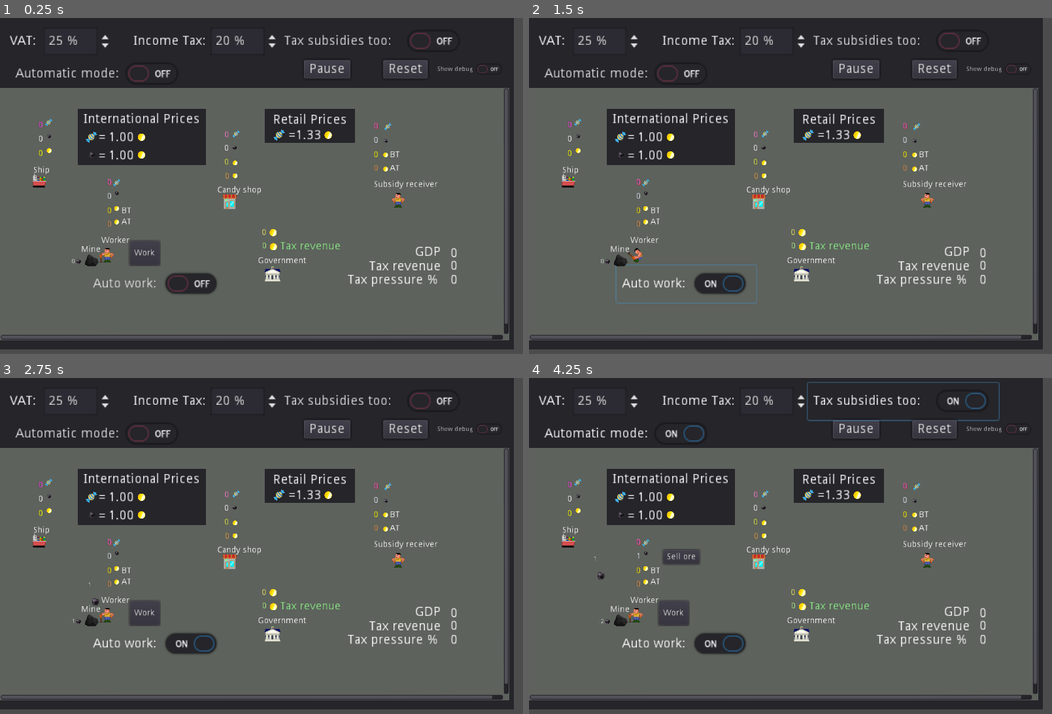
Above: before the commit, frames 1-4 (two rows, left to right).
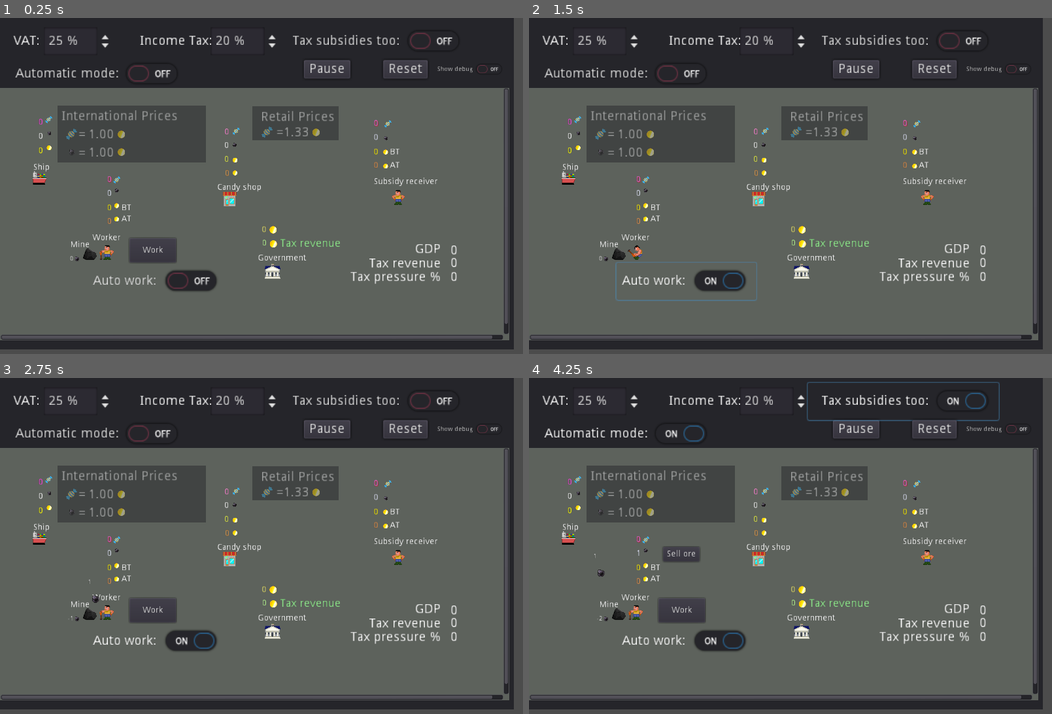
Above: after the commit, the same moments.

Repository: carlostgit/taxes
Game: Godot game, scene res://Control.tscn
Two runs of this game, one before a commit and one after it. Both use one fixed random seed, a clock stepped at 60 frames per second and the inputs below.
Inputs:
- Up to frame 1 (0.25 s): no input
- Up to frame 2 (1.5 s): click "Work" at 0.5 s; click "Auto work:" at 1.25 s
- Up to frame 3 (2.75 s): click "Sell ore" at 2 s
- Up to frame 4 (4.25 s): click "Automatic mode:" at 2.75 s; click "Tax subsidies too:" at 3.5 s

The runs differ from the first frame. In frame 1, 11% of the frame differs, in the area x 1-88%, y 5-83%; in frame 2, 11%; in frame 3, 11%; in frame 4, 11%.

Commit message:
Localizacion ingles castellano y algunes ajustes de apariencia

Diff:
--- a/Control.tscn
+++ b/Control.tscn
@@ -40,7 +40,7 @@
 [node name="MainScene" parent="Panel/ScrollContainer/Panel" groups=[
 "main_scene_group",
 ] instance=ExtResource( 2 )]
-position = Vector2( 0, 6 )
+position = Vector2( 0, 0 )
 
 [node name="Button_pause" type="Button" parent="Panel"]
 margin_left = 650.0
@@ -69,7 +69,6 @@
 text = "Automatic mode:"
 
 [node name="SpinBox_VAT" type="SpinBox" parent="Panel"]
-editor/display_folded = true
 margin_left = 91.789
 margin_top = 20.0
 margin_right = 165.789
@@ -87,10 +86,10 @@
 rect_pivot_offset = Vector2( 19.0115, 5.744 )
 hint_tooltip = "Value Added Tax"
 text = "VAT:"
+align = 2
 valign = 1
 
 [node name="SpinBox_corp_tax" type="SpinBox" parent="Panel"]
-editor/display_folded = true
 margin_left = 450.0
 margin_top = 20.0
 margin_right = 524.0
@@ -106,6 +105,7 @@
 margin_bottom = 30.0
 hint_tooltip = "Flat Income Tax. % of income that goes to government, from the income of a person"
 text = "Income Tax:"
+align = 2
 valign = 1
 
 [node name="CheckButton_tax_subsidies_too" type="CheckButton" parent="Panel/SpinBox_corp_tax"]
@@ -115,6 +115,7 @@
 margin_bottom = 35.0
 hint_tooltip = "Tax subsidies too. If activated, Income Tax will be applied also to subsidies, and not only to labour income"
 text = "Tax subsidies too:"
+align = 2
 
 [node name="Button_reset" type="Button" parent="Panel"]
 margin_left = 820.0
@@ -127,7 +128,7 @@
 [node name="CheckButton_show_debug" type="CheckButton" parent="."]
 margin_left = 930.0
 margin_top = 90.0
-margin_right = 1086.0
+margin_right = 1066.0
 margin_bottom = 130.0
 text = "Show debug"
 
--- a/MainScene.tscn
+++ b/MainScene.tscn
@@ -69,6 +69,7 @@
 texture = ExtResource( 3 )
 
 [node name="Label_money" type="Label" parent="Ship"]
+editor/display_folded = true
 margin_left = -81.0
 margin_top = -69.0
 margin_right = -11.0
@@ -106,6 +107,7 @@
 shape = SubResource( 1 )
 
 [node name="Label_candy" type="Label" parent="Ship"]
+editor/display_folded = true
 margin_left = -81.0
 margin_top = -130.392
 margin_right = -11.0
@@ -125,17 +127,19 @@
 texture = ExtResource( 6 )
 
 [node name="Control_IP" type="Panel" parent="Ship"]
-margin_left = 84.0
+modulate = Color( 1, 1, 1, 0.501961 )
+margin_left = 41.0
 margin_top = -151.0
 margin_right = 359.0
 margin_bottom = -30.0
 
 [node name="Label_int_prices" type="Label" parent="Ship/Control_IP"]
-margin_left = 11.8027
+margin_left = 8.10429
 margin_top = 9.0
-margin_right = 140.804
+margin_right = 137.106
 margin_bottom = 23.0
 rect_scale = Vector2( 2, 2 )
+custom_colors/font_color = Color( 1, 1, 1, 1 )
 text = "International Prices"
 
 [node name="TextureRect_candy_IP" type="TextureRect" parent="Ship/Control_IP"]
@@ -215,19 +219,16 @@
 
 [node name="Mine" type="Area2D" parent="."]
 editor/display_folded = true
-position = Vector2( 193.761, 354 )
+position = Vector2( 190.104, 354 )
 script = ExtResource( 9 )
-__meta__ = {
-"_edit_group_": true
-}
 _node_path_worker = NodePath("../../MainScene/Worker")
 
 [node name="CollisionShape2D" type="CollisionShape2D" parent="Mine"]
-position = Vector2( 0.878677, 6.94977 )
+position = Vector2( 0.878677, 5 )
 shape = SubResource( 3 )
 
 [node name="mine" type="Sprite" parent="Mine"]
-position = Vector2( 0.878683, 8.64799 )
+position = Vector2( 0.878683, 1.54301 )
 texture = ExtResource( 10 )
 
 [node name="Label_ore" type="Label" parent="Mine"]
@@ -249,12 +250,13 @@
 texture = ExtResource( 3 )
 
 [node name="Label" type="Label" parent="Mine"]
-margin_left = -21.3181
-margin_top = -23.352
-margin_right = 18.6819
-margin_bottom = -9.352
+margin_left = -51.1595
+margin_top = -27.0629
+margin_right = -11.1595
+margin_bottom = -13.0629
 rect_scale = Vector2( 1.3, 1.3 )
 text = "Mine"
+align = 2
 
 [node name="Ore" parent="." instance=ExtResource( 11 )]
 visible = false
@@ -265,7 +267,6 @@
 position = Vector2( -189, 201 )
 
 [node name="Shop" type="StaticBody2D" parent="."]
-editor/display_folded = true
 position = Vector2( 491.356, 229 )
 script = ExtResource( 13 )
 
@@ -278,6 +279,7 @@
 texture = ExtResource( 14 )
 
 [node name="Label_money" type="Label" parent="Shop"]
+editor/display_folded = true
 margin_left = -81.0
 margin_top = -90.0
 margin_right = -20.0
@@ -299,6 +301,7 @@
 texture = ExtResource( 4 )
 
 [node name="Label_ore" type="Label" parent="Shop"]
+editor/display_folded = true
 margin_left = -81.0
 margin_top = -120.0
 margin_right = -20.0
@@ -318,6 +321,7 @@
 texture = ExtResource( 3 )
 
 [node name="Label_candy" type="Label" parent="Shop"]
+editor/display_folded = true
 margin_left = -91.0
 margin_top = -150.0
 margin_right = -22.0
@@ -339,6 +343,7 @@
 texture = ExtResource( 6 )
 
 [node name="Label_after_taxes" type="Label" parent="Shop"]
+editor/display_folded = true
 margin_left = -81.0
 margin_top = -60.0
 margin_right = -19.0
@@ -386,9 +391,11 @@
 text = "Buy candies"
 
 [node name="Control_prices" type="Panel" parent="Shop"]
-margin_left = 75.0
+editor/display_folded = true
+modulate = Color( 1, 1, 1, 0.501961 )
+margin_left = 48.7483
 margin_top = -190.0
-margin_right = 269.0
+margin_right = 232.748
 margin_bottom = -117.0
 
 [node name="TextureRect_candy_RP" type="TextureRect" parent="Shop/Control_prices"]
@@ -437,6 +444,7 @@
 position = Vector2( -192, 290 )
 
 [node name="Government" type="StaticBody2D" parent="."]
+editor/display_folded = true
 position = Vector2( 580.419, 392.543 )
 script = ExtResource( 16 )
 
@@ -535,12 +543,13 @@
 text = "0"
 
 [node name="Label_revenue_text" type="Label" parent="Control_info"]
-margin_left = 131.77
+margin_left = 72.0
 margin_top = 31.0
-margin_right = 208.77
+margin_right = 179.0
 margin_bottom = 46.0
 rect_scale = Vector2( 2, 2 )
 text = "Tax revenue"
+align = 2
 
 [node name="Label_revenue" type="Label" parent="Control_info"]
 margin_left = 305.523
@@ -559,13 +568,14 @@
 text = "0"
 
 [node name="Label_revenue_per_GDP_text" type="Label" parent="Control_info"]
-margin_left = 85.523
+margin_left = 72.0
 margin_top = 60.0
-margin_right = 185.523
+margin_right = 179.0
 margin_bottom = 75.0
 rect_scale = Vector2( 2, 2 )
 hint_tooltip = "Tax revenue as a fraction of the GDP (Tax revenue/GDP)"
 text = "Tax pressure %"
+align = 2
 
 [node name="ParallaxBackground" type="ParallaxBackground" parent="."]
 editor/display_folded = true
--- a/Slacker.tscn
+++ b/Slacker.tscn
@@ -126,7 +126,7 @@
 margin_top = 5.86877e-006
 margin_right = 83.6154
 margin_bottom = 23.0
-hint_tooltip = "Ater Tax"
+hint_tooltip = "After Tax"
 mouse_filter = 1
 text = "AT"
 valign = 1
--- /dev/null
+++ b/TaxesTranslations.csv
@@ -0,0 +1,33 @@
+,en,es
+VAT:,VAT:,IVA:
+Income Tax:,Income Tax:,IRPF:
+Tax subsidies too:,Tax subsidies too:,Gravar subsidios:
+Automatic mode:,Automatic mode:,Modo automático:
+International Prices,International Prices,Precios Internacionales
+Retail Prices,Retail Prices,PVP
+Ship,Ship,Barco
+Mine,Mine,Mina
+Worker,Worker,Trabajador
+Auto work:,Auto work:,Auto trabajo:
+Candy shop,Candy shop,Tienda de dulces
+Government,Government,Gobierno
+Subsidy receiver,Subsidy receiver,Receptor de subsidios
+Tax revenue,Tax revenue,Ingresos fiscales
+GDP,GDP,PIB
+Tax pressure %,Tax pressure %,Presión fiscal %
+Work,Work,Trabajar
+Sell ore,Sell ore,Vender mineral
+Pay taxes,Pay taxes,Pagar impuestos
+Buy candies,Buy candies,Comprar dulces
+BT,BT,AI
+AT,AT,DI
+Before Tax,Before Tax,Antes de Impuestos
+After Tax,After Tax,Después de Impuestos
+Income of coins,Income of coins,Monedas importadas
+Ore exported,Ore exported,Mineral exportado
+Coins After Tax,Coins After Tax,Monedas después de impuestos
+Ore,Ore,Mineral
+Candies sold,Candies sold,Dulces vendidos
+Ore owned,Ore owned,Mineral en propiedad
+Coins Before Tax,Coins Before Tax,Monedas antes de impuestos
+Candies bought,Candies bought,Dulces comprados
--- a/Worker.tscn
+++ b/Worker.tscn
@@ -93,6 +93,7 @@
 margin_left = 56.1551
 margin_right = 75.1551
 margin_bottom = 14.0
+hint_tooltip = "After Tax"
 
 [node name="Button_pay_taxes" parent="." index="8"]
 margin_left = 57.7016
@@ -111,7 +112,7 @@
 [node name="Button_work" type="Button" parent="." index="11"]
 margin_left = 50.0
 margin_top = -27.0
-margin_right = 100.0
+margin_right = 127.0
 margin_bottom = 13.0
 rect_scale = Vector2( 1.3, 1.3 )
 text = "Work"
@@ -129,8 +130,8 @@
 text = "Auto work:"
 
 [node name="Label" parent="." index="14"]
-margin_left = -10.0
-margin_right = 40.0
+margin_right = 12.0
 margin_bottom = -23.0
 text = "Worker"
+align = 2
 [connection signal="pressed" from="Button_work" to="." method="_on_Button_work_pressed"]
--- a/project.godot
+++ b/project.godot
@@ -39,6 +39,10 @@
  ]
 }
 
+[locale]
+
+translations=PoolStringArray( "res://TaxesTranslations.en.translation", "res://TaxesTranslations.es.translation" )
+
 [rendering]
 
 quality/driver/driver_name="GLES2"
Not shown: 1 places in MainScene.tscn that only renumber resources
Not shown, added: TaxesTranslations.csv.import
Binary file added: TaxesTranslations.en.translation
Binary file added: TaxesTranslations.es.translation
